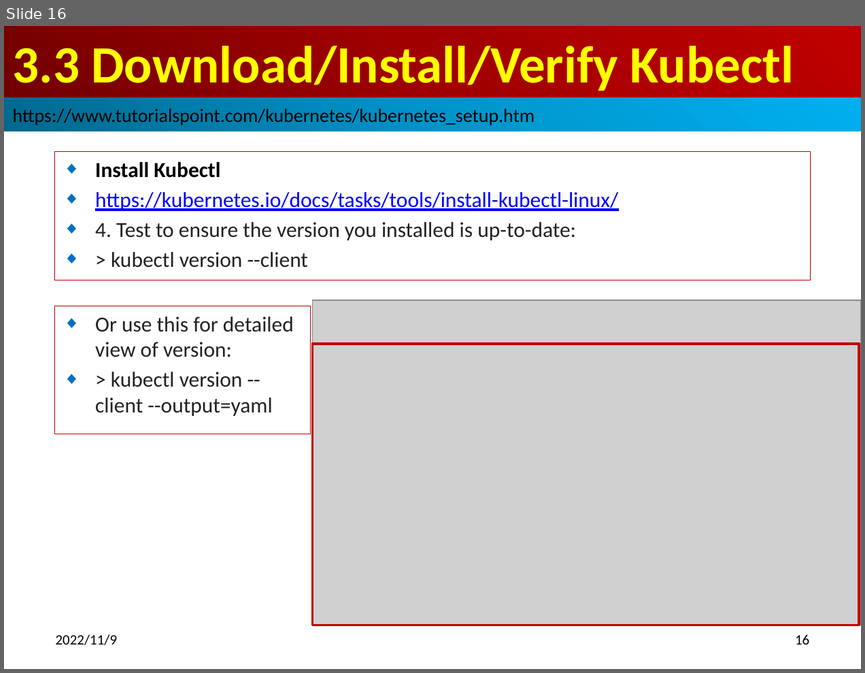
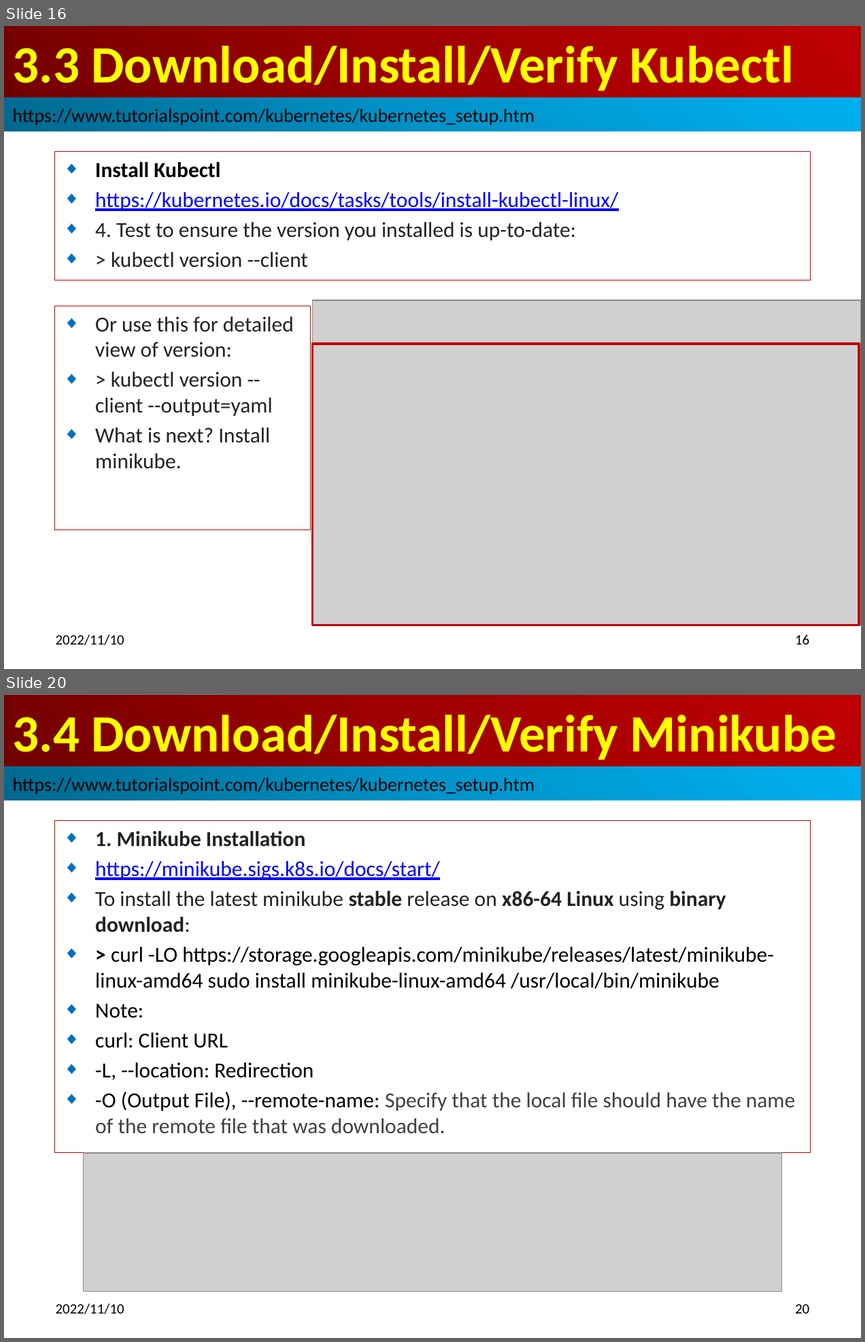
Before and after one commit to peterhchen/910_Kubernetes_TP_IO, a slide deck: 004_KubernetesSetup.pptx. Shown one above the other, each under a label of ours: slide 16 before the commit, slides 16 and 20 after it; the slides between them are not shown. The pictures are 865x673 and 865x1342 pixels, drawn with LibreOffice and Linux fonts; fonts in the diff are those of the drawing; grey boxes stand for pictures. Boxes give left, top, right and bottom in pixels: in the first picture for what was removed or moved away, otherwise in the second. Text is boxed around its words. In the diff, an @@ line names an element or a change of style, - is before the commit and + after.

```diff
--- a/004_KubernetesSetup.pptx
+++ b/004_KubernetesSetup.pptx
@@ slide 20 added at <box>4,695,861,1338</box>, background #FFFFFF @@
@@ title added at <box>4,695,861,767</box>, fill gradient #720000 to #A20000 to #C00000, 44 pt, text #FFFF00, bold @@
+3.4 Download/Install/Verify Minikube
@@ rectangle added at <box>4,767,861,800</box>, fill gradient #00688E to #0094CA to #00B0F0, 16 pt, text #000000 @@
+https://www.tutorialspoint.com/kubernetes/kubernetes_setup.htm
@@ subtitle added at <box>54,821,810,1153</box>, outline #C00000 0.75 pt, 18 pt, text #000000 @@
+◆ 1. Minikube Installation
+◆ https://minikube.sigs.k8s.io/docs/start/
+◆ To install the latest minikube stable release on x86-64 Linux using binary download:
+◆ > curl -LO https://storage.googleapis.com/minikube/releases/latest/minikube-linux-amd64 sudo install minikube-linux-amd64 /usr/local/bin/minikube
+◆ Note:
+◆ curl: Client URL
+◆ -L, --location: Redirection
+◆ -O (Output File), --remote-name: Specify that the local file should have the name of the remote file that was downloaded.
@@ picture added at <box>83,1153,781,1291</box> @@
@@ text added at <box>56,1303,124,1314</box>, 12 pt, text #000000 @@
+2022/11/10
@@ page number added at <box>795,1304,809,1313</box>, 12 pt, text #000000 @@
+20
@@ slide 16 changed as well @@
@@ rectangle "Or use this for detailed ...": place and size @@
-rectangle "Or use this for detailed ..." at <box>54,305,311,434</box>
+rectangle "Or use this for detailed ..." at <box>54,305,311,529</box>
@@ text in rectangle at <box>95,427,270,469</box>: paragraph added @@
+◆ What is next? Install minikube.
@@ text at <box>56,634,124,645</box>: text changed @@
-2022/11/9
+2022/11/10
```
Also in this commit, not shown: 16 other slides changed, 23 other slides added.
